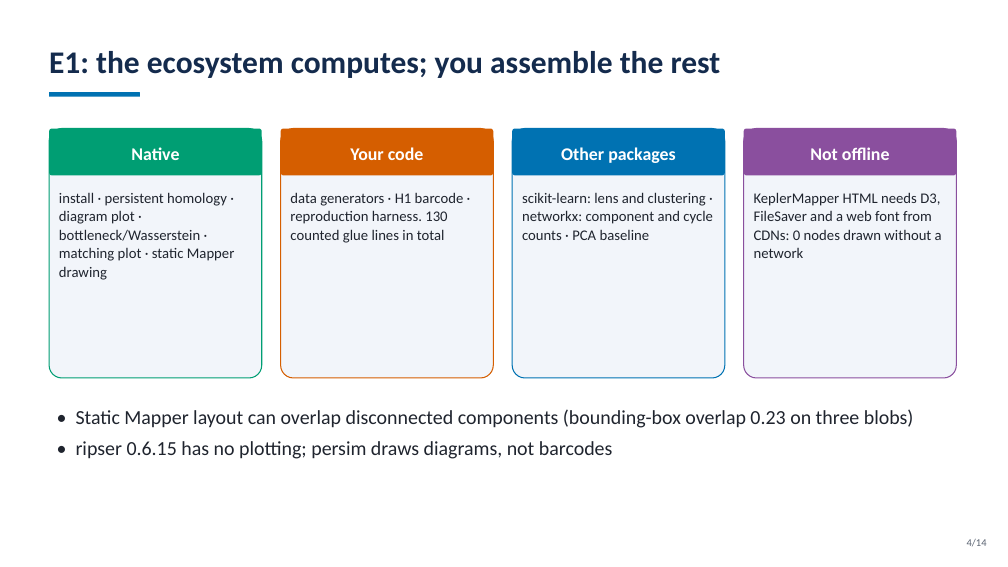
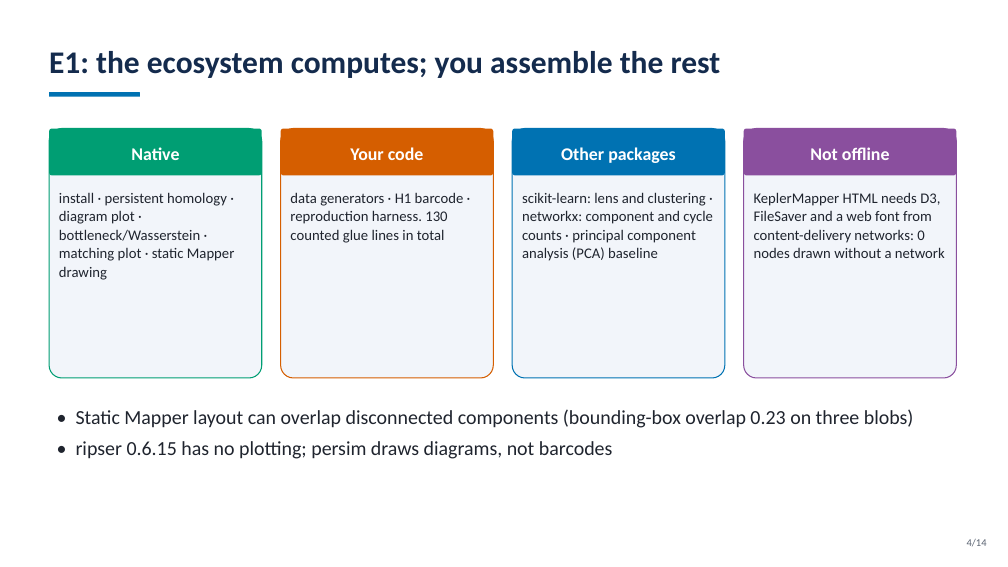
Before and after one commit to shouryasarkar713/when-can-you-trust-a-topological-visualization, a slide deck: slide 4 of submission/presentation/Final_Presentation.pptx. Drawn at 1008x567 pixels with LibreOffice and Linux fonts; fonts in the diff are those of the drawing. Boxes give left, top, right and bottom in pixels: in the first picture for what was removed or moved away, otherwise in the second. Text is boxed around its words. In the diff, an @@ line names an element or a change of style, - is before the commit and + after.

```diff
--- a/submission/presentation/Final_Presentation.pptx
+++ b/submission/presentation/Final_Presentation.pptx
@@ text at [522,192,713,261]: text changed @@
-scikit-learn: lens and clustering · networkx: component and cycle counts · PCA baseline
+scikit-learn: lens and clustering · networkx: component and cycle counts · principal component analysis (PCA) baseline
@@ text at [754,192,945,258]: text changed @@
-KeplerMapper HTML needs D3, FileSaver and a web font from CDNs: 0 nodes drawn without a network
+KeplerMapper HTML needs D3, FileSaver and a web font from content-delivery networks: 0 nodes drawn without a network
```
Also in this commit, not shown: 3 other slides changed, 37 other files.
